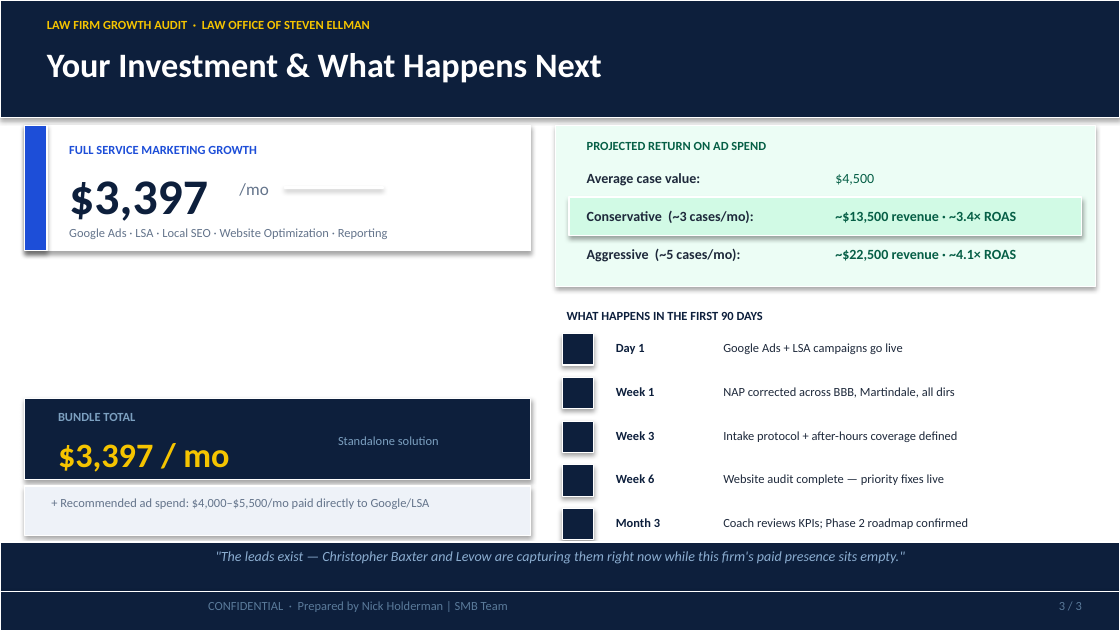
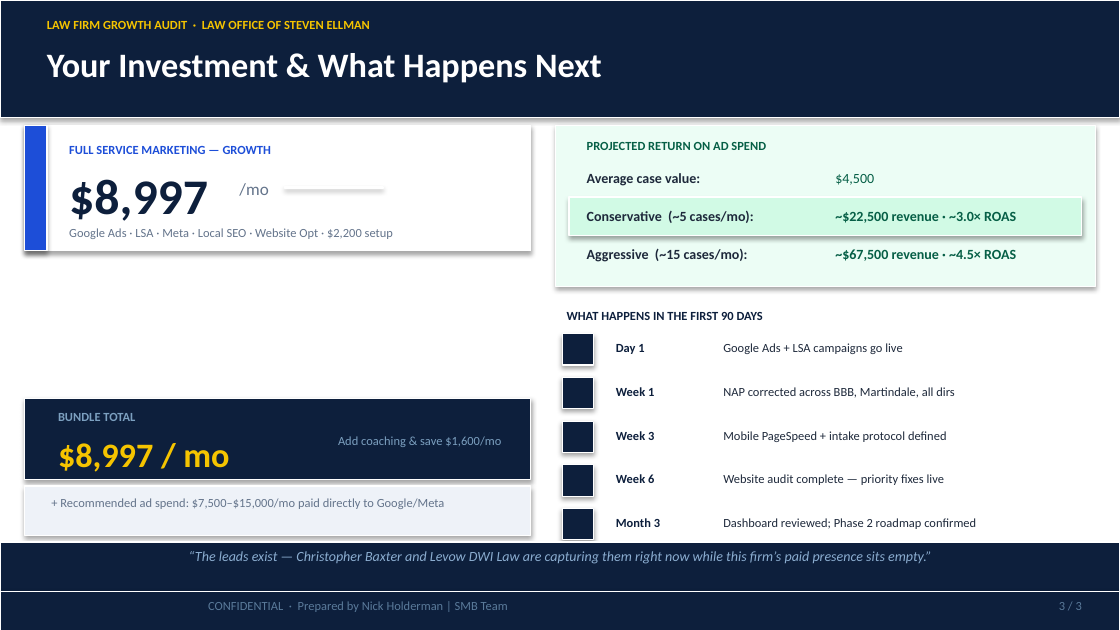
Before and after one commit to SMB-Team-Technology/workwith-smbteam, a slide deck: slide 3 of law-office-of-steven-ellman/Law_Office_of_Steven_Ellman_June2_2026_Proposal.pptx. Drawn at 1120x630 pixels with LibreOffice and Linux fonts; fonts in the diff are those of the drawing. Boxes give left, top, right and bottom in pixels: in the first picture for what was removed or moved away, otherwise in the second. Text is boxed around its words. In the diff, an @@ line names an element or a change of style, - is before the commit and + after.

```diff
--- a/law-office-of-steven-ellman/Law_Office_of_Steven_Ellman_June2_2026_Proposal.pptx
+++ b/law-office-of-steven-ellman/Law_Office_of_Steven_Ellman_June2_2026_Proposal.pptx
@@ text at bbox=[69, 146, 271, 154]: text changed @@
-FULL SERVICE MARKETING GROWTH
+FULL SERVICE MARKETING — GROWTH
@@ text at bbox=[69, 179, 208, 221]: text changed @@
-$3,397
+$8,997
@@ text at bbox=[69, 228, 393, 239]: text changed @@
-Google Ads · LSA · Local SEO · Website Optimization · Reporting
+Google Ads · LSA · Meta · Local SEO · Website Opt · $2,200 setup
@@ text at bbox=[587, 211, 754, 223]: text changed @@
-Conservative (~3 cases/mo):
+Conservative (~5 cases/mo):
@@ text at bbox=[835, 212, 1016, 223]: text changed @@
-~$13,500 revenue · ~3.4× ROAS
+~$22,500 revenue · ~3.0× ROAS
@@ text at bbox=[587, 249, 748, 262]: text changed @@
-Aggressive (~5 cases/mo):
+Aggressive (~15 cases/mo):
@@ text at bbox=[835, 249, 1016, 261]: text changed @@
-~$22,500 revenue · ~4.1× ROAS
+~$67,500 revenue · ~4.5× ROAS
@@ text at bbox=[58, 443, 229, 472]: text changed @@
-$3,397 / mo
+$8,997 / mo
@@ text at bbox=[338, 436, 501, 447]: text changed @@
-Standalone solution
+Add coaching & save $1,600/mo
@@ text at bbox=[723, 431, 947, 442]: text changed @@
-Intake protocol + after-hours coverage defined
+Mobile PageSpeed + intake protocol defined
@@ text at bbox=[60, 498, 445, 509]: text changed @@
-+ Recommended ad spend: $4,000–$5,500/mo paid directly to Google/LSA
++ Recommended ad spend: $7,500–$15,000/mo paid directly to Google/Meta
@@ text at bbox=[723, 518, 976, 529]: text changed @@
-Coach reviews KPIs; Phase 2 roadmap confirmed
+Dashboard reviewed; Phase 2 roadmap confirmed
@@ text at bbox=[189, 551, 932, 564]: text changed @@
-"The leads exist — Christopher Baxter and Levow are capturing them right now while this firm's paid presence sits empty."
+“The leads exist — Christopher Baxter and Levow DWI Law are capturing them right now while this firm’s paid presence sits empty.”
```
Also in this commit, not shown: 2 other slides changed, 1 other file.
